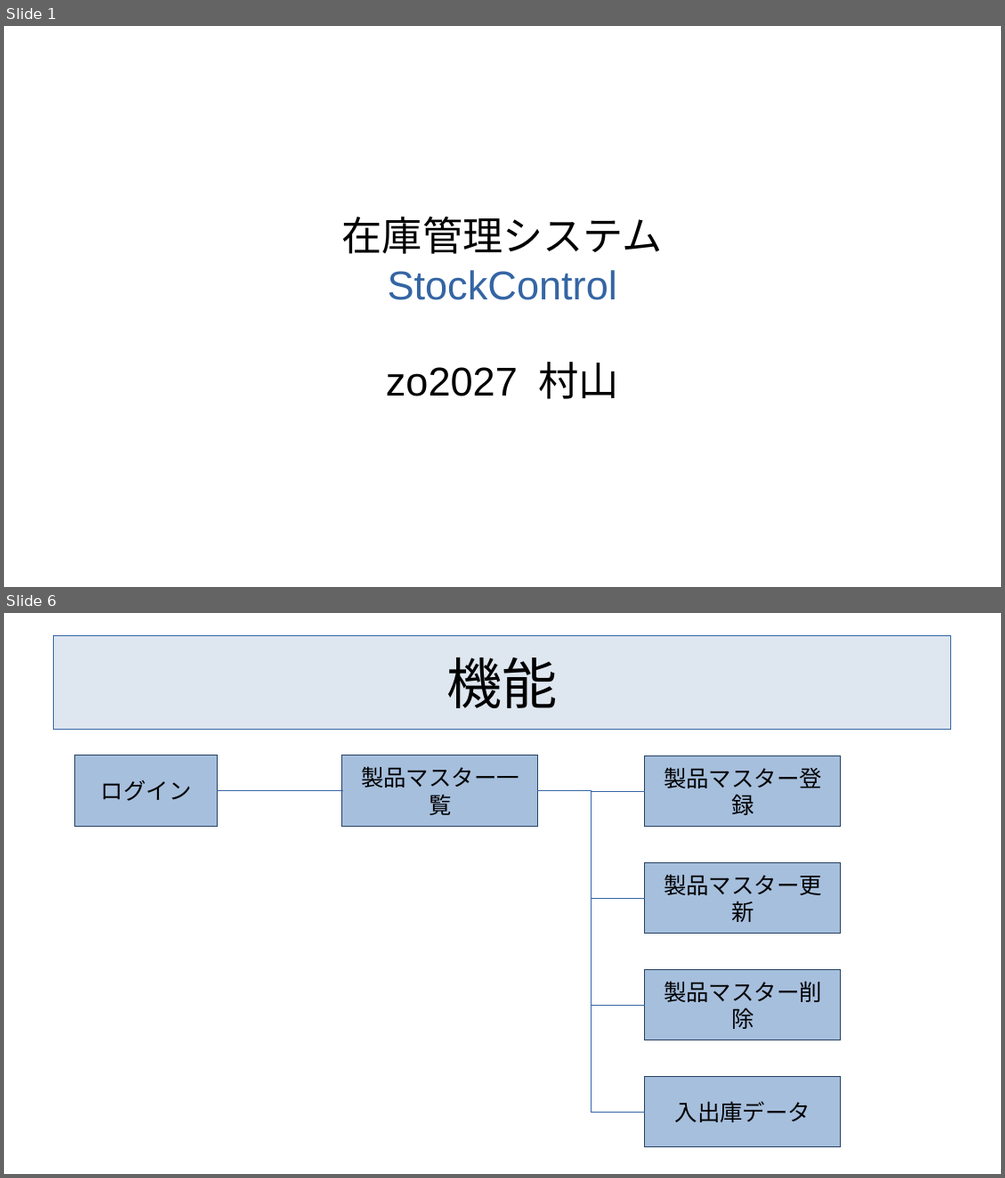
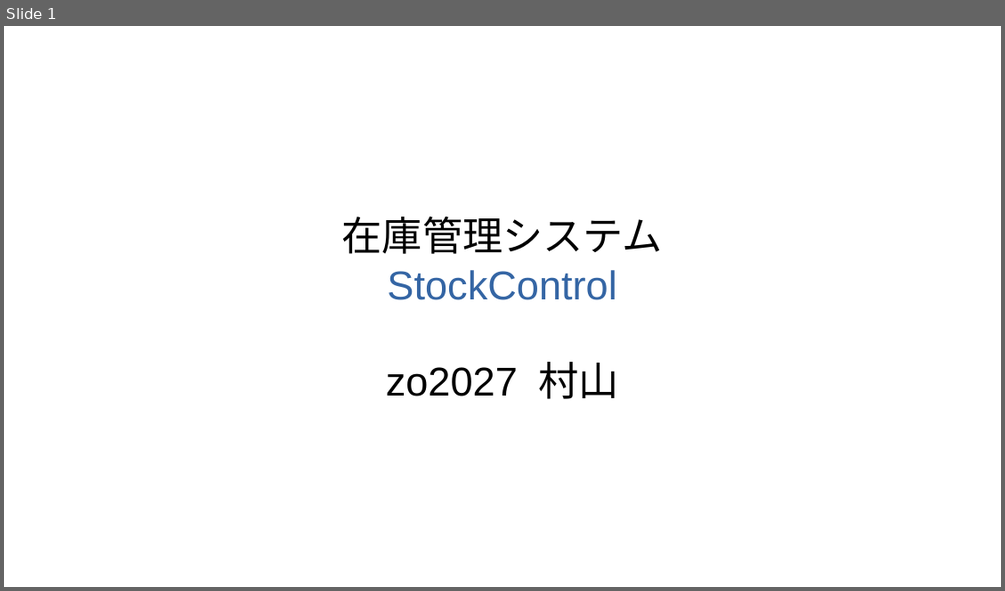
Before and after one commit to roja1988/88_WorkProduct, a slide deck: document/発表用資料.pptx. Shown one above the other, each under a label of ours: slides 1 and 6 before the commit, slide 1 after it; the slides between them are not shown. The pictures are 1005x1178 and 1005x591 pixels, drawn with LibreOffice and Linux fonts; fonts in the diff are those of the drawing. Boxes give left, top, right and bottom in pixels: in the first picture for what was removed or moved away, otherwise in the second. Text is boxed around its words. In the diff, an @@ line names an element or a change of style, - is before the commit and + after.

Commit message:
発表用資料、スケジュール、課題管理を更新

```diff
--- a/document/発表用資料.pptx
+++ b/document/発表用資料.pptx
@@ slide 6 removed at bbox=[4, 613, 1001, 1174], background #FFFFFF @@
@@ title removed at bbox=[54, 635, 951, 730] @@
-機能
@@ rectangle removed at bbox=[75, 755, 218, 826] @@
-ログイン
@@ rectangle removed at bbox=[342, 755, 539, 826] @@
-製品マスター一覧
@@ rectangle removed at bbox=[646, 756, 841, 827] @@
-製品マスター登録
@@ elbow line removed from (218, 791) to (342, 791) @@
@@ elbow line removed from (646, 898) to (539, 791) @@
@@ elbow line removed from (646, 791) to (539, 791) @@
@@ elbow line removed from (646, 1005) to (539, 791) @@
@@ elbow line removed from (646, 1111) to (539, 791) @@
@@ rectangle removed at bbox=[646, 863, 841, 933] @@
-製品マスター更新
@@ rectangle removed at bbox=[646, 969, 841, 1040] @@
-製品マスター削除
@@ rectangle removed at bbox=[646, 1076, 841, 1147] @@
-入出庫データ
```
Also in this commit, not shown: 5 slides changed, 3 other files.
